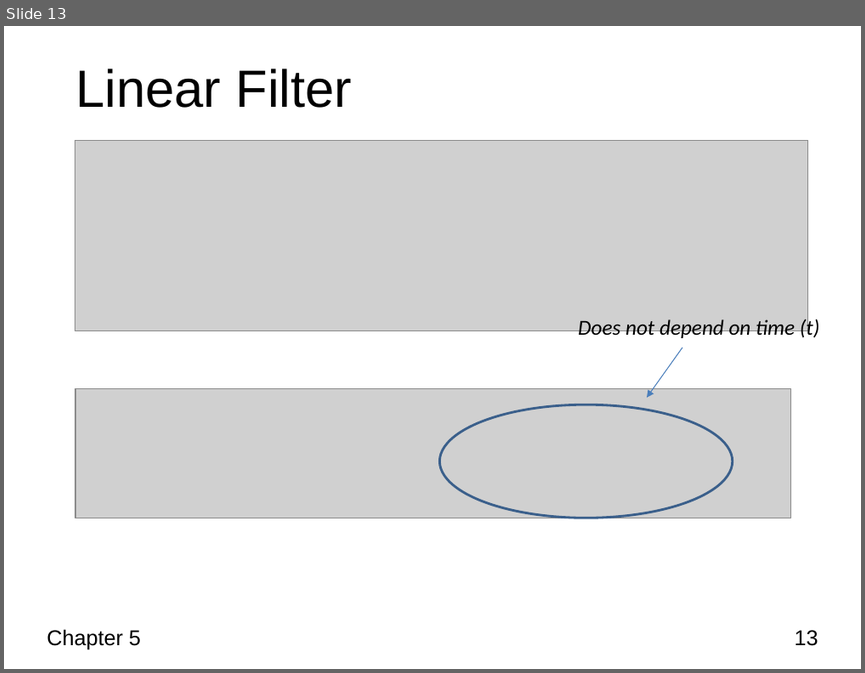
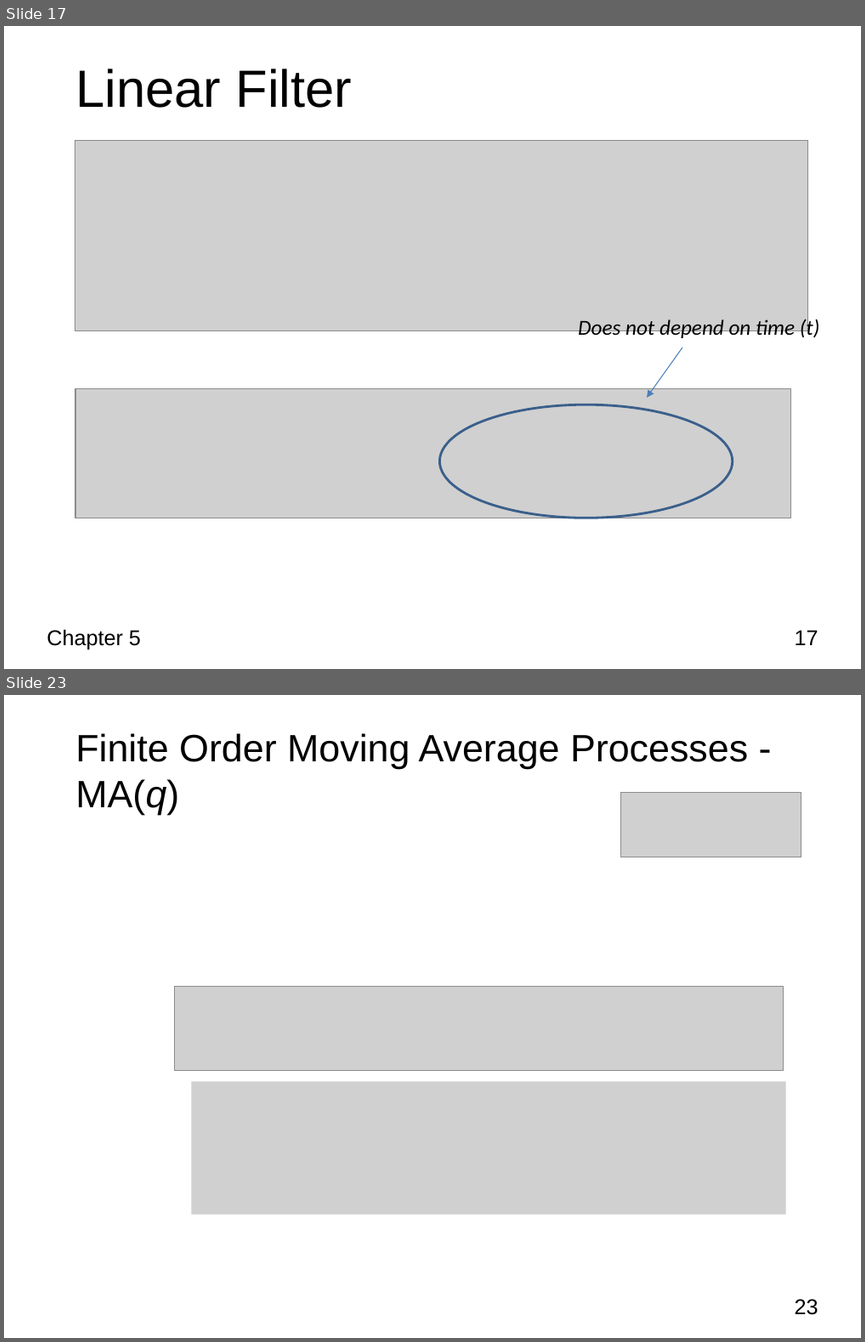
Before and after one commit to kefuzhu/University-of-Rochester, a slide deck: DSC475/Lecture-Slides/Chapter5_ARMA_Part1.pptx. Shown one above the other, each under a label of ours: slide 13 before the commit, slides 17 and 23 after it; the slides between them are not shown. The pictures are 865x673 and 865x1342 pixels, drawn with LibreOffice and Linux fonts; fonts in the diff are those of the drawing; grey boxes stand for pictures; background and template pictures are left out. Boxes give left, top, right and bottom in pixels: in the first picture for what was removed or moved away, otherwise in the second. Text is boxed around its words. In the diff, an @@ line names an element or a change of style, - is before the commit and + after.

```diff
--- a/DSC475/Lecture-Slides/Chapter5_ARMA_Part1.pptx
+++ b/DSC475/Lecture-Slides/Chapter5_ARMA_Part1.pptx
@@ slide 23 added at (4,695,861,1338), background #FFFFFF @@
@@ title added at (75,733,748,815), 32 pt, text #000000 @@
+Finite Order Moving Average Processes - MA(q)
@@ picture added at (621,792,800,857) @@
@@ picture added at (175,986,783,1069) @@
@@ picture added at (192,1082,786,1214) @@
@@ page number added at (794,1299,818,1315), 18 pt, text #000000 @@
+23
@@ what was slide 13 is now slide 17 @@
@@ page number at (794,630,818,645): text changed @@
-13
+17
```
Also in this commit, not shown: 12 slides changed, 14 other slides added, 1 slide removed, 1 other file.
